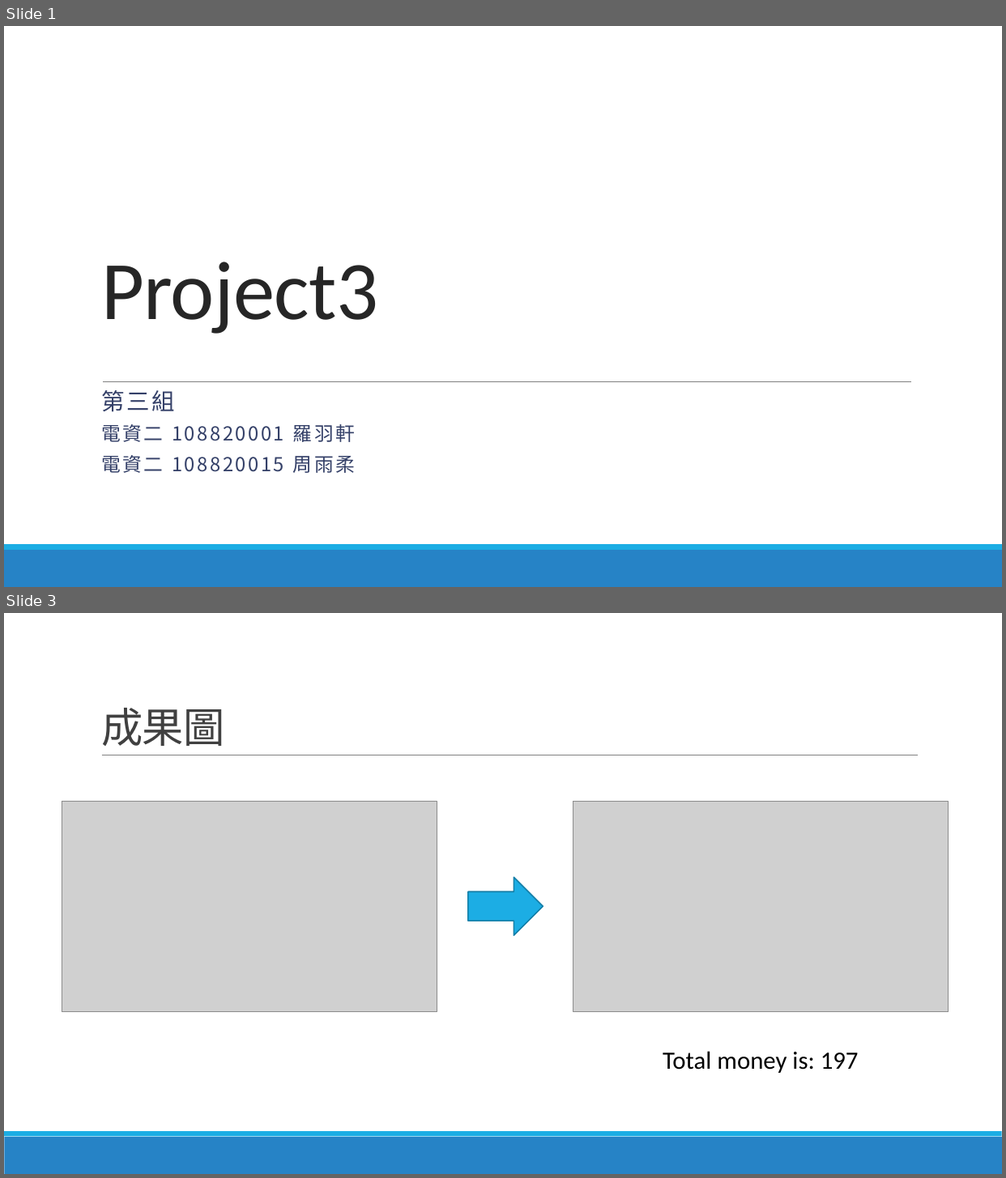
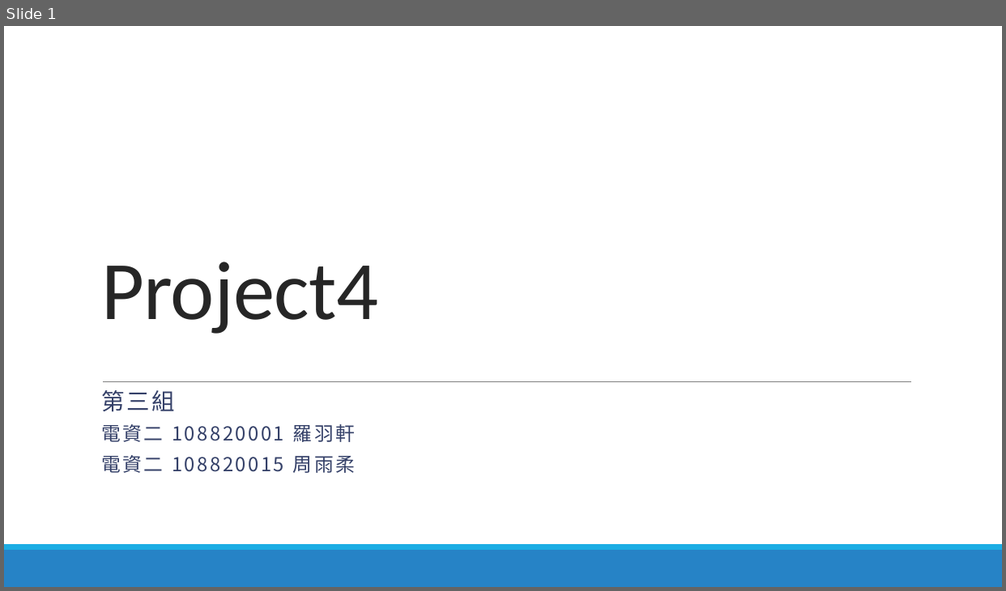
Before and after one commit to lohsuan/Multimedia-Tech, a slide deck: Project4_第三組_小組報告/Project4_第三組_小組報告.pptx. Shown one above the other, each under a label of ours: slides 1 and 3 before the commit, slide 1 after it; the slides between them are not shown. The pictures are 1006x1178 and 1006x591 pixels, drawn with LibreOffice and Linux fonts; fonts in the diff are those of the drawing; grey boxes stand for pictures. Boxes give left, top, right and bottom in pixels: in the first picture for what was removed or moved away, otherwise in the second. Text is boxed around its words. In the diff, an @@ line names an element or a change of style, - is before the commit and + after.

```diff
--- a/Project4_第三組_小組報告/Project4_第三組_小組報告.pptx
+++ b/Project4_第三組_小組報告/Project4_第三組_小組報告.pptx
@@ slide 3 removed at <box>4,613,1002,1174</box>, background #FFFFFF; not listed: 2 template elements that a slide beside it also shows @@
@@ title removed at <box>101,708,225,746</box> @@
-成果圖
@@ line removed from (102, 756) to (918, 756) @@
@@ picture removed at <box>62,801,437,1012</box> @@
@@ picture removed at <box>573,801,948,1012</box> @@
@@ right arrow removed at <box>468,877,543,935</box> @@
@@ text removed at <box>663,1051,859,1073</box> @@
-Total money is: 197
@@ slide 1 changed as well @@
@@ title at <box>101,262,378,334</box>: text changed @@
-Project3
+Project4
```
Also in this commit, not shown: 1 other slide changed, 3 slides added, 15 other slides removed, 8 other files.
